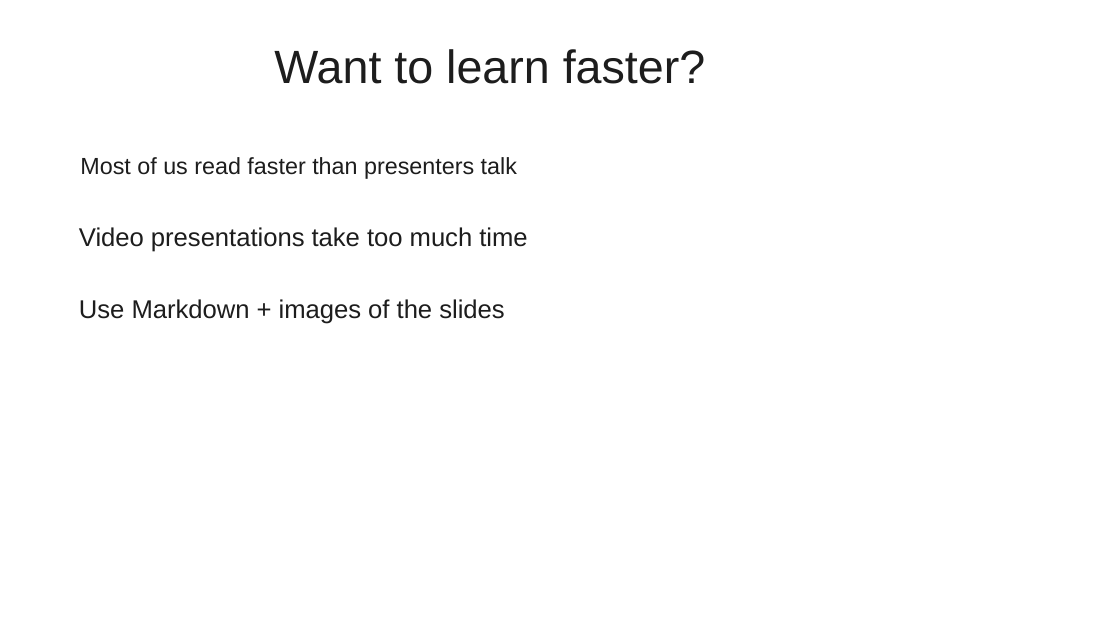
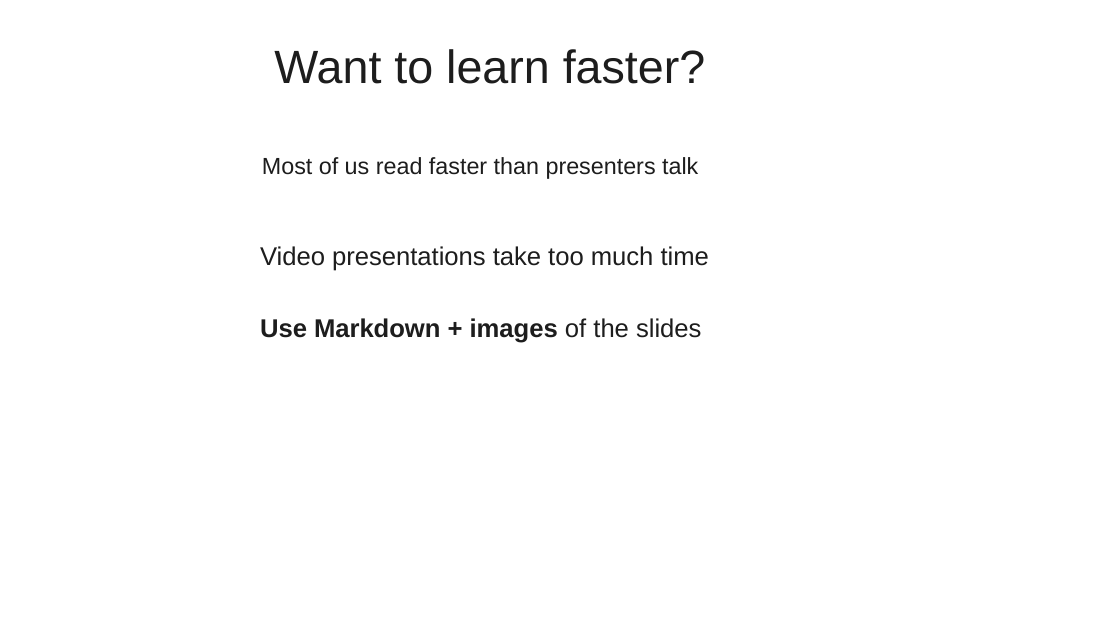
Before and after one commit to romilly/video-transcriber, a slide deck: slide 2 of docs/VideoTranscriber.odp. Drawn at 1120x630 pixels with LibreOffice and Linux fonts; fonts in the diff are those of the drawing. Boxes give left, top, right and bottom in pixels: in the first picture for what was removed or moved away, otherwise in the second. Text is boxed around its words. In the diff, an @@ line names an element or a change of style, - is before the commit and + after.

```diff
--- a/docs/VideoTranscriber.odp
+++ b/docs/VideoTranscriber.odp
@@ text "Most of us read faster ...": place and size @@
-text "Most of us read faster ..." at box(80, 157, 517, 179)
+text "Most of us read faster ..." at box(262, 157, 698, 179)
@@ text "Video presentations take too much ...": place and size @@
-text "Video presentations take too much ..." at box(79, 227, 527, 324)
+text "Video presentations take too much ..." at box(260, 246, 709, 343)
@@ text at box(260, 318, 701, 343): bold on in "Use Markdown + images" @@
```
Also in this commit, not shown: 3 other slides changed, 47 other files.
